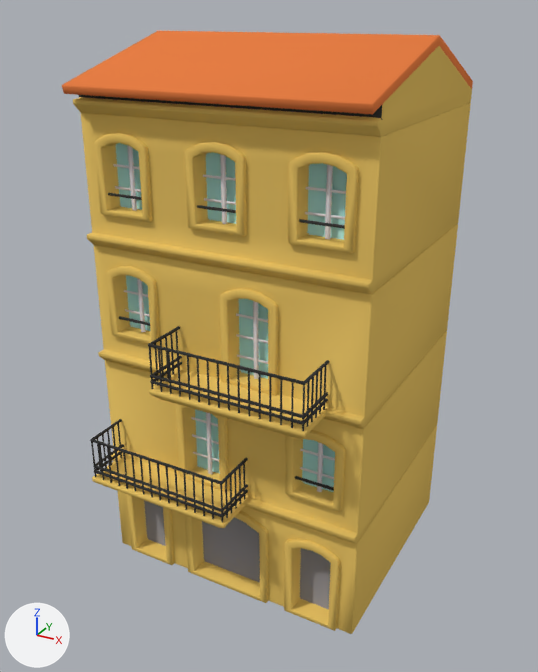
The Blender file datas/meshes/building-bordeaux.blend as it was, and as the next commit left it.
Before and after are seen from a 50 mm lens placed at (8.29, -15.85, 13.78), pointed at (0.01, -0.79, 6.25). Every picture has the same lights, and +X, +Y and +Z are marked at lower left.

Objects in the first picture: 'building-bordeaux-floor-1', 'building-bordeaux-floor-2', 'building-bordeaux-floor-3', 'building-bordeaux-floor-no-bevel-1', 'building-bordeaux-floor-no-bevel-2', 'building-bordeaux-floor-no-bevel-3', 'building-bordeaux-ground-1', 'building-bordeaux-roof-1'.
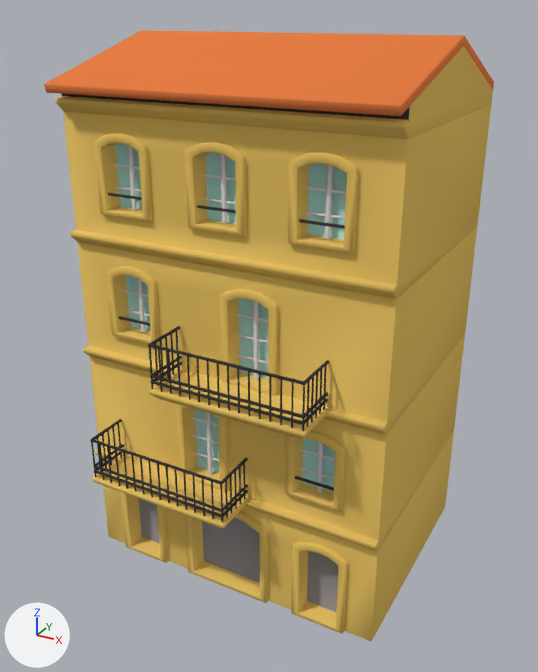
Boxes [x1, y1, x2, y2] around the edits, measured in the pictures (538 x 672 px; the box of a moved part takes in the faces that stretch with it):
'building-bordeaux-floor-2', reshaped (10% wider): before [81, 103, 471, 295]; after [63, 104, 491, 299]
'building-bordeaux-floor-3', reshaped (10% wider): before [94, 224, 458, 439]; after [77, 226, 477, 439]
'building-bordeaux-roof-1', mesh rescaled (9% wider): before [62, 31, 473, 137]; after [44, 30, 494, 139]
'building-bordeaux-floor-1', reshaped: before [92, 331, 447, 544]; after [89, 334, 465, 551]
'building-bordeaux-ground-1', reshaped (10% wider): before [118, 426, 437, 634]; after [102, 430, 454, 641]
part 1 of me_building_bordeaux_floor_1, moved or reshaped: before [105, 331, 447, 544]; after [89, 334, 465, 551]
part 2 of me_building_bordeaux_ground_1, moved or reshaped: before [127, 494, 174, 565]; after [121, 492, 168, 563]
part 3 of me_building_bordeaux_ground_1, moved or reshaped: before [284, 539, 340, 631]; after [291, 542, 348, 634]
part 4 of me_building_bordeaux_ground_1, moved or reshaped: before [118, 491, 181, 566]; after [102, 457, 181, 566]
part 5 of me_building_bordeaux_ground_1, moved or reshaped: before [171, 510, 188, 568]; after [165, 508, 188, 568]
part 6 of me_building_bordeaux_ground_1, moved or reshaped: before [244, 507, 301, 606]; after [244, 507, 309, 609]
part 7 of me_building_bordeaux_ground_1, moved or reshaped: before [244, 426, 437, 634]; after [244, 430, 454, 641]
part 10 of me_building_bordeaux_floor_3, moved or reshaped: before [94, 224, 458, 429]; after [77, 226, 477, 435]

Patch to the scene script:
```diff
--- a/datas/meshes/building-bordeaux.blend.py
+++ b/datas/meshes/building-bordeaux.blend.py
@@ me_building_bordeaux_floor_1 @@
 me_building_bordeaux_floor_1.from_pydata(...)  # 117 vertices, 120 faces; spans x -3.5..3.5, y -4.2..3.0, z 0.0..3.0
+# me_building_bordeaux_floor_1 part 1
+for i in [1, 20, 33, 34, 47, 48, 49]: me_building_bordeaux_floor_1.vertices[i].co += Vector((-0.5, 0.0, 0.0))
+for i in [0, 19, 35, 36, 37, 45, 46]: me_building_bordeaux_floor_1.vertices[i].co += Vector((0.5, 0.0, 0.0))
 me_building_bordeaux_floor_1.materials.append(mat_material)
@@ me_building_bordeaux_ground_1 @@
-me_building_bordeaux_ground_1.from_pydata(...)  # 135 vertices, 128 faces; spans x -3.5..3.5, y -3.1..3.0, z 0.0..2.7
+me_building_bordeaux_ground_1.from_pydata(...)  # 135 vertices, 128 faces; spans x -4.0..4.0, y -3.1..3.0, z 0.0..2.7
+# me_building_bordeaux_ground_1 part 2: the loose piece of 32 vertices spanning x -3.1..-1.7, y -3.1..-2.6, z 0.0..2.34 is moved by (-0.2, 0.0, 0.0)
+# me_building_bordeaux_ground_1 part 3: the loose piece of 32 vertices spanning x 1.7..3.1, y -3.1..-2.6, z 0.0..2.34 is moved by (0.2, 0.0, 0.0)
+# me_building_bordeaux_ground_1 part 4: all 4 vertices in x -3.5, y -3.0..3.0, z 0.0..2.7 are moved by (-0.5, 0.0, 0.0)
+# me_building_bordeaux_ground_1 part 5: 9 of the vertices in x -3.01..-1.79, y -3.0, z 0.05..2.25 are moved by (-0.2, 0.0, 0.0)
+# me_building_bordeaux_ground_1 part 6: 9 of the vertices in x 1.78..3.02, y -3.0, z 0.05..2.25 are moved by (0.2, 0.0, 0.0)
+# me_building_bordeaux_ground_1 part 7: all 4 vertices in x 3.5, y -3.0..3.0, z 0.0..2.7 are moved by (0.5, 0.0, 0.0)
 me_building_bordeaux_ground_1.materials.append(mat_material)
@@ me_building_bordeaux_floor_2 @@
 me_building_bordeaux_floor_2.from_pydata(...)  # 134 vertices, 129 faces; spans x -3.5..3.5, y -3.2..3.0, z 0.0..3.0
+# me_building_bordeaux_floor_2 part 8
+for i in [2, 4, 6, 7, 30, 36, 37]: me_building_bordeaux_floor_2.vertices[i].co += Vector((-0.5, 0.0, 0.0))
+for i in [0, 1, 3, 5, 29, 34, 35]: me_building_bordeaux_floor_2.vertices[i].co += Vector((0.5, 0.0, 0.0))
 me_building_bordeaux_floor_2.materials.append(mat_material)
@@ me_building_bordeaux_roof_1 @@
 me_building_bordeaux_roof_1.from_pydata(...)  # 24 vertices, 24 faces; spans x -3.5..3.5, y -3.5..3.0, z 0.0..1.6
+# me_building_bordeaux_roof_1 part 9: the whole mesh is scaled about its middle by (1.14, 1, 1)
 me_building_bordeaux_roof_1.materials.append(mat_material)
@@ me_building_bordeaux_floor_3 @@
 me_building_bordeaux_floor_3.from_pydata(...)  # 117 vertices, 120 faces; spans x -3.5..3.5, y -4.2..3.0, z 0.0..3.0
+# me_building_bordeaux_floor_3 part 10
+for i in [0, 19, 35, 36, 37, 45, 46]: me_building_bordeaux_floor_3.vertices[i].co += Vector((-0.5, 0.0, 0.0))
+for i in [1, 20, 33, 34, 47, 48, 49]: me_building_bordeaux_floor_3.vertices[i].co += Vector((0.5, 0.0, 0.0))
 me_building_bordeaux_floor_3.materials.append(mat_material)
```
